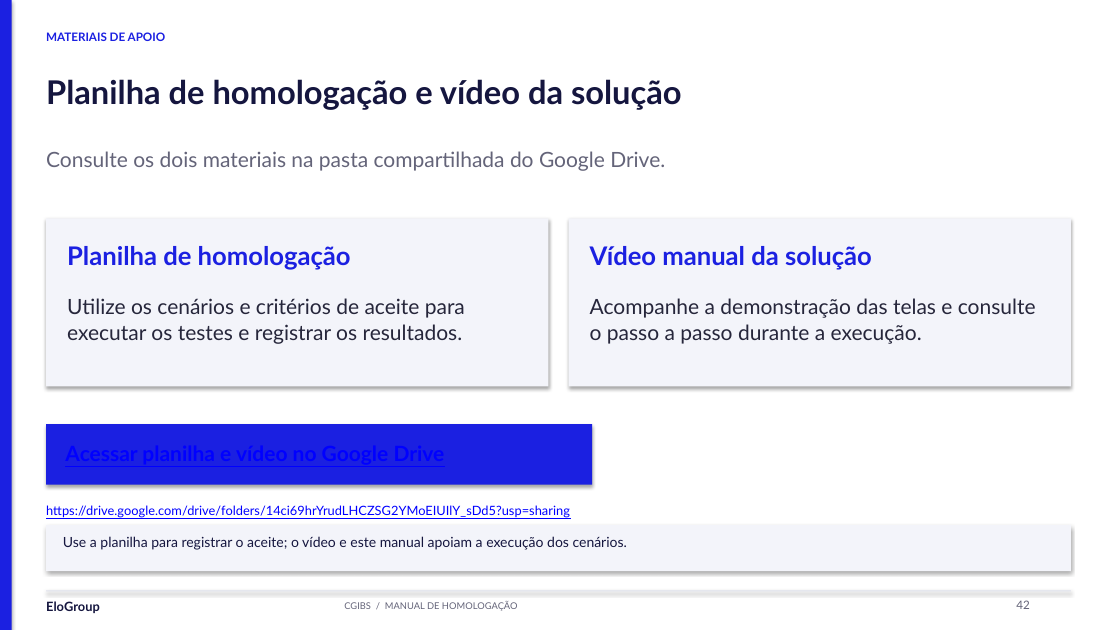
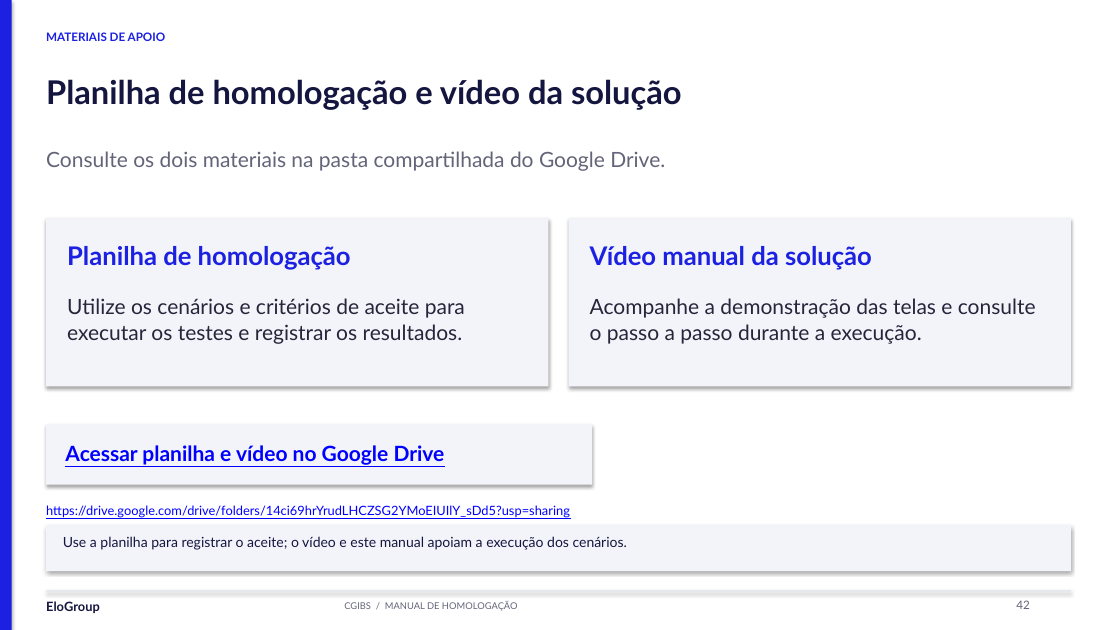
Before and after one commit to matheusmj1995/work, a slide deck: slide 42 of manuais/Manual_CGIBS.pptx. Drawn at 1120x630 pixels with LibreOffice and Linux fonts; fonts in the diff are those of the drawing. Boxes give left, top, right and bottom in pixels: in the first picture for what was removed or moved away, otherwise in the second. Text is boxed around its words. In the diff, an @@ line names an element or a change of style, - is before the commit and + after.

```diff
--- a/manuais/Manual_CGIBS.pptx
+++ b/manuais/Manual_CGIBS.pptx
@@ rectangle at <box>46,424,592,485</box>: fill #1B20E1 to #F3F4FA @@
@@ text added at <box>65,445,445,465</box>, 18 pt, text #0000FF, bold, underline @@
+Acessar planilha e vídeo no Google Drive
```
Also in this commit, not shown: 1 other file.
